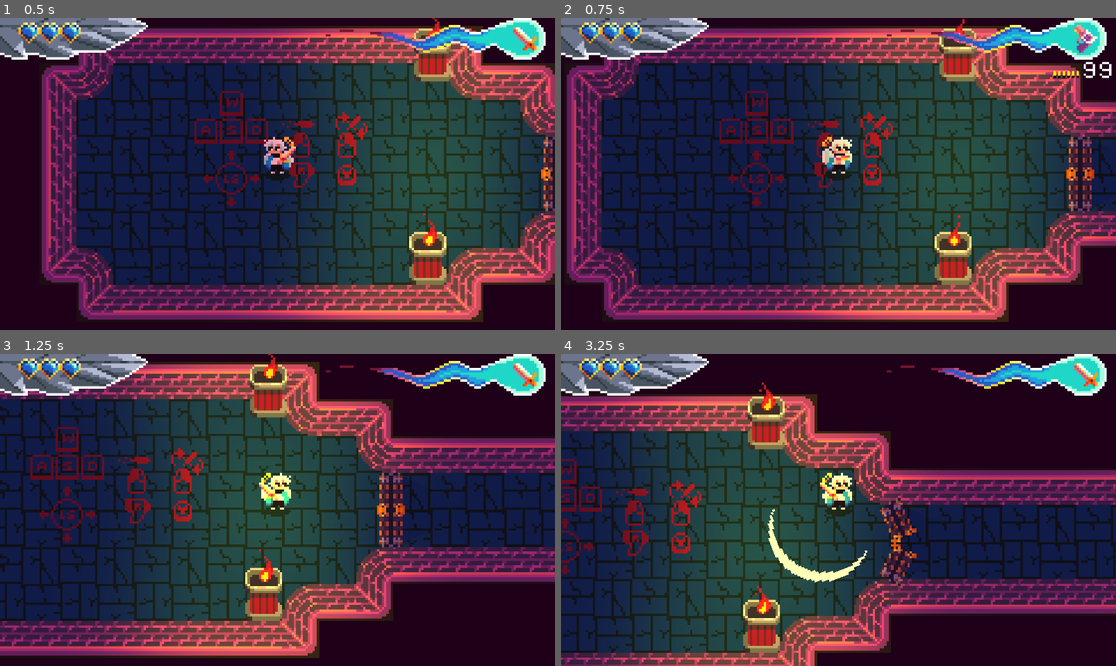
Above: before the commit, frames 1-4 (two rows, left to right).
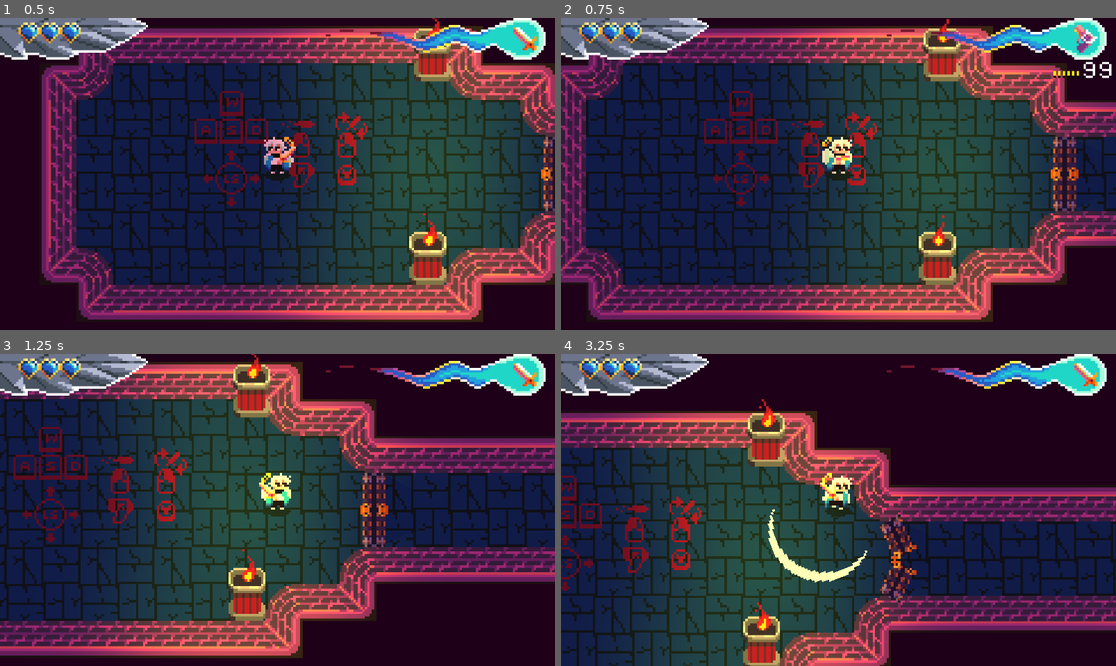
Above: after the commit, the same moments.

Repository: NielsOuvrard/TheShadowOfHeaven
Game: Godot game, scene res://Scenes/gameplay.tscn
Two runs of this game, one before a commit and one after it. Both use one fixed random seed, a clock stepped at 60 frames per second and the inputs below.
Inputs (mouse positions are in pixels of both pictures, inside the frame that each line leads up to):
- Up to frame 1 (0.5 s): no input
- Up to frame 2 (0.75 s): move the mouse to (960, 158) at 0.52 s; hold Right (move_right) from 0.53 s (still down); hold Q (change_weapon) from 0.53 s (still down)
- Up to frame 3 (1.25 s): keep holding Right (move_right); keep holding Q (change_weapon)
- Up to frame 4 (3.25 s): move the mouse to (727, 525) at 1.27 s; release Right (move_right) at 1.28 s; release Q (change_weapon) at 1.28 s; hold Down (move_down) 1.28-2.03 s; tap Shift (dash) at 1.35 s; move the mouse to (894, 441) at 2.02 s; hold Right (move_right) 2.03-2.78 s; hold F (interact) 2.03-2.78 s; move the mouse to (810, 572) at 2.77 s; hold Up (move_up) from 2.78 s (still down); click (810, 572) at 2.85 s

Frame 1 is identical in both runs. In frame 2, 35% of the frame differs, in the area x 0-100%, y 0-98%; in frame 3, 27%; in frame 4, 41%, in the area x 0-100%, y 9-100%.

Commit message:
Champ's changes

Diff:
--- a/Scripts/player.gd
+++ b/Scripts/player.gd
@@ -21,7 +21,7 @@
 @onready var shoot_cooldown: Timer = $ShotCooldown
 
 @export var SPEED := 16.0 * 7
-@export var ACCELERATION := 0.2
+@export var ACCELERATION := 0.9
 @export var current_weapon := Data.Weapons.SWORD
 @export var debug := false
 
--- a/TileSet/player.tres
+++ b/TileSet/player.tres
@@ -58,10 +58,6 @@
 atlas = ExtResource("1_t2y18")
 region = Rect2(80, 0, 16, 16)
 
-[sub_resource type="AtlasTexture" id="AtlasTexture_2nvb6"]
-atlas = ExtResource("1_t2y18")
-region = Rect2(0, 16, 16, 16)
-
 [sub_resource type="AtlasTexture" id="AtlasTexture_f828j"]
 atlas = ExtResource("1_t2y18")
 region = Rect2(16, 16, 16, 16)
@@ -81,6 +77,10 @@
 [sub_resource type="AtlasTexture" id="AtlasTexture_7mhy4"]
 atlas = ExtResource("1_t2y18")
 region = Rect2(80, 16, 16, 16)
+
+[sub_resource type="AtlasTexture" id="AtlasTexture_2nvb6"]
+atlas = ExtResource("1_t2y18")
+region = Rect2(0, 16, 16, 16)
 
 [sub_resource type="AtlasTexture" id="AtlasTexture_ay4pn"]
 atlas = ExtResource("1_t2y18")
@@ -151,9 +151,6 @@
 }, {
 "frames": [{
 "duration": 1.0,
-"texture": SubResource("AtlasTexture_2nvb6")
-}, {
-"duration": 1.0,
 "texture": SubResource("AtlasTexture_f828j")
 }, {
 "duration": 1.0,
@@ -167,6 +164,9 @@
 }, {
 "duration": 1.0,
 "texture": SubResource("AtlasTexture_7mhy4")
+}, {
+"duration": 1.0,
+"texture": SubResource("AtlasTexture_2nvb6")
 }],
 "loop": true,
 "name": &"move",
